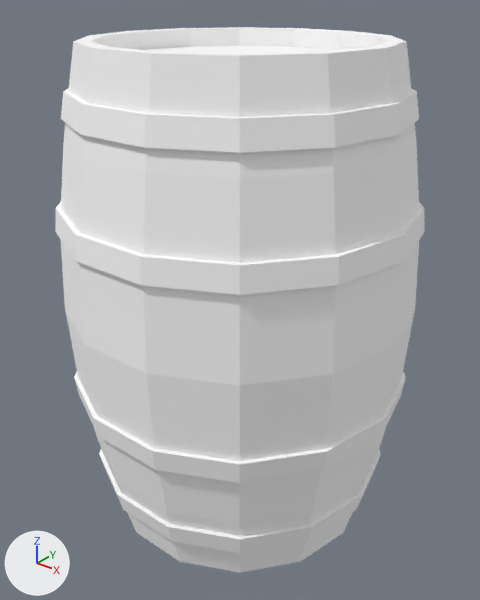
The glTF model games/yorimichi/assets/belmonte/meshes/SM_BM_BP_Barrel.glb, before and after one commit.
Rendered twice from a 50 mm camera at (0.686, -0.857, 0.944) aimed at (0.004, -0.005, 0.416). Every picture has the same lights, and +X, +Y and +Z are marked at lower left. The older version comes first. Vertices at exactly the same position are counted once.

Names of what the first picture shows: 'SM_BM_BP_Barrel'.
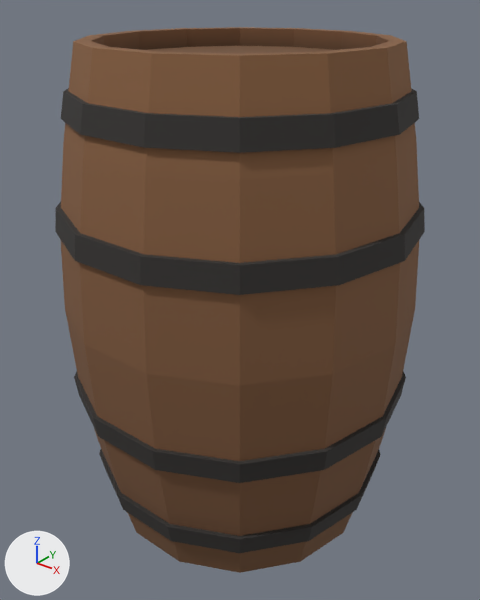
Location of each change, [x1, y1, x2, y2] in pixels of the pictures (480 x 600 px):
```json
{"part": 1, "of": "me_sm_bp_barrel", "change": "recoloured", "before": [55, 32, 425, 553], "after": [55, 32, 425, 553], "on screen": "white to dark grey"}
{"part": 2, "of": "me_sm_bp_barrel", "change": "recoloured", "before": [60, 27, 420, 573], "after": [60, 27, 420, 573], "on screen": "white to brown"}
```

The change, as JSON lines over the scene's bpy script:
```json
{"block": "me_sm_bp_barrel", "where": "me_sm_bp_barrel.from_pydata(...)  # 351 vertices, 574 faces; spans x -0.31..0.31, y -0.302..0.302, z 0.0..0.86"}
{"block": "me_sm_bp_barrel", "where": "# used by ob_sm_bm_bp_barrel; location = (0.0, 0.0, 0.0)"}
{"block": "me_sm_bp_barrel", "change": "me_sm_bp_barrel part 1: 337 faces centred in x -0.296..0.296, y -0.3..0.3, z 0.07..0.84 are repainted in the vertex colours; the middle colour goes from white #ffffff to dark grey #33302e"}
{"block": "me_sm_bp_barrel", "change": "me_sm_bp_barrel part 2: 237 faces centred in x -0.295..0.295, y -0.3..0.3, z 0.048..0.86 are repainted in the vertex colours; the middle colour goes from white #ffffff to brown #7d573a"}
```
